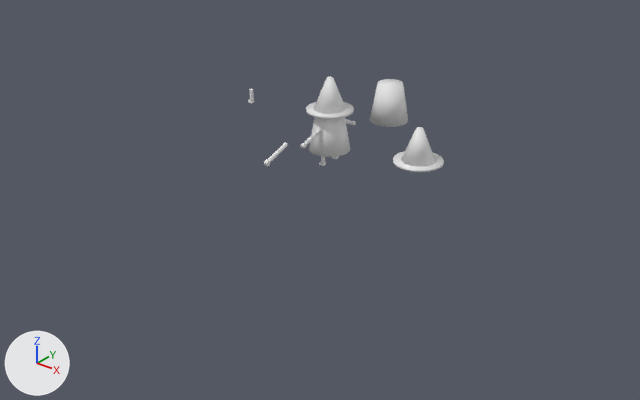
An edit to the Blender file test_game/homeless_character_model.blend, drawn before and after from the same camera.
Before and after are seen from a camera (50 mm lens) standing at (24.3, -31.1, 16.8) and looking at (0.7, -1.6, -1.5). The axes (+X, +Y, +Z) are drawn at lower left. The lights are the same throughout.

Names of what the first picture shows: 'body', 'hat', 'homeless_vagrant'.
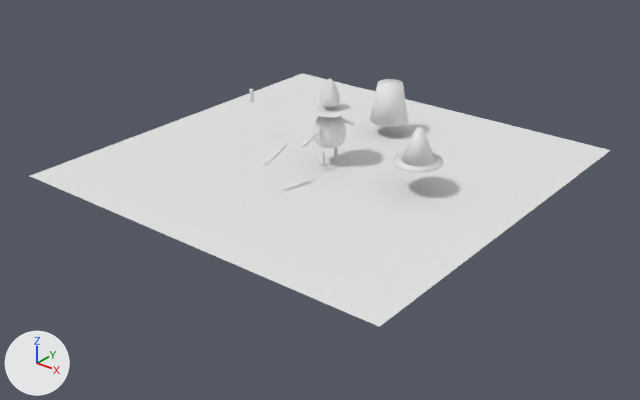
Where the newer file only moved an object's origin or applied its transform, the numbers keep the older frame.

The change, as JSON lines over the scene's bpy script:
```json
{"block": "me_cylinder_008", "where": "me_cylinder_008.from_pydata(...)  # 4592 vertices, 4494 faces; spans x -11.4..11.4, y -25.2..15.2, z -2.3..31.5"}
{"block": "me_cylinder_008", "where": "# used by ob_homeless_vagrant; location = (0.0, 0.5, 0.1); scale = (0.099, 0.1, 0.125)"}
{"block": "me_cylinder_008", "change": "me_cylinder_008 part 1: all faces are now shaded flat (2298 of 4494 changed)"}
{"op": "add", "block": "me_plane", "code": ["me_plane = bpy.data.meshes.new('Plane')", "me_plane.from_pydata([(-1.0, -1.0, 0.0), (1.0, -1.0, 0.0), (-1.0, 1.0, 0.0), (1.0, 1.0, 0.0)], [], [(0, 1, 3, 2)])"]}
{"op": "add", "block": "ob_homeless_vagrant", "code": "_m = ob_homeless_vagrant.modifiers.new('Subdivision', 'SUBSURF')"}
{"op": "add", "block": "ob_homeless_vagrant", "code": "_m.levels = 0"}
{"op": "add", "block": "ob_plane", "code": ["ob_plane = bpy.data.objects.new('Plane', me_plane)", "ob_plane.location = (0.0, 0.0, -0.25)", "ob_plane.scale = (10.0, 10.0, 1.0)"]}
```

Location of each change, (x1, y1, x2, y2) in pixels of the pictures (640 x 400 px):
```json
{"object": "Plane", "change": "added", "after": [30, 73, 611, 327]}
{"object": "homeless_vagrant", "change": "modifiers changed", "before": [301, 76, 356, 166], "after": [302, 78, 355, 165]}
{"part": 1, "of": "me_cylinder_008", "change": "shading changed", "before": [301, 76, 356, 157], "after": [302, 78, 355, 148]}
```
